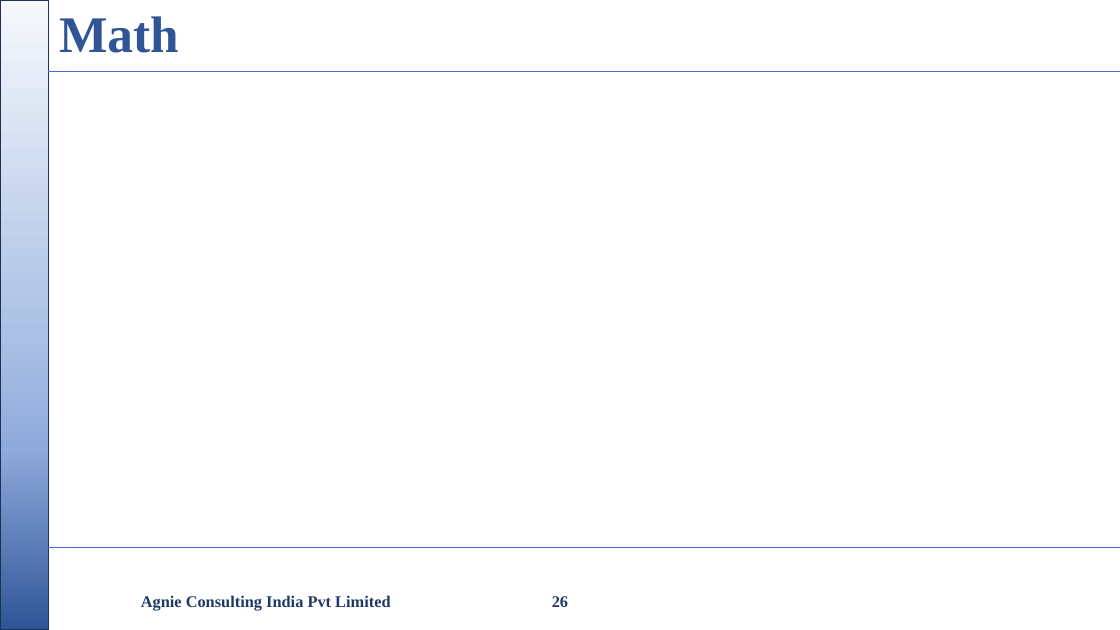
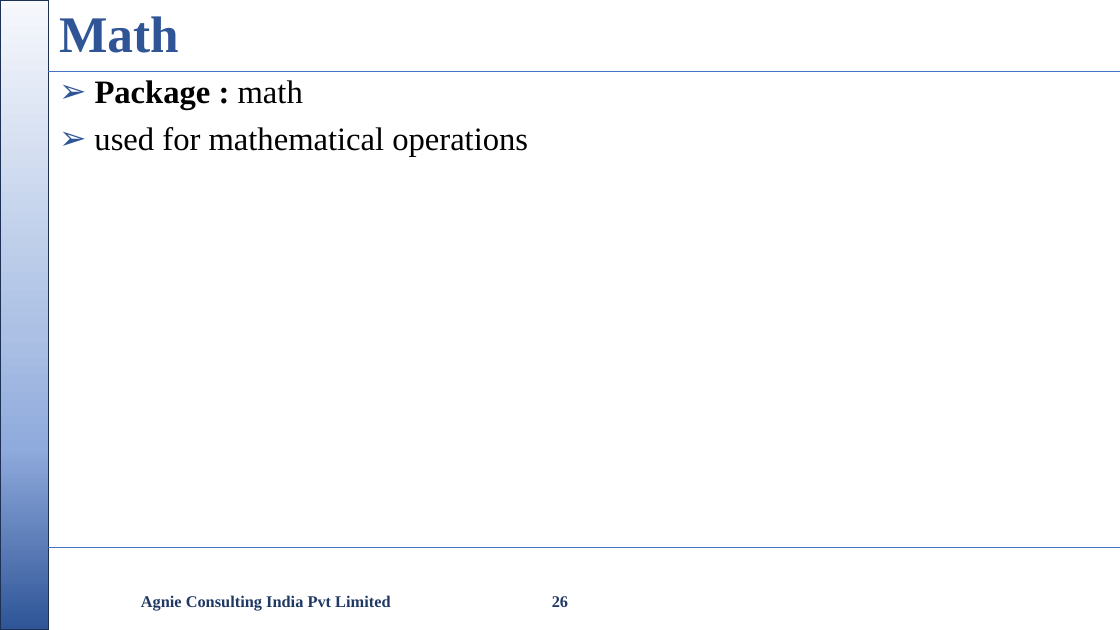
Before and after one commit to nikishdaniel1-del/Python-Cls, a slide deck: slide 26 of python class/Python Class.pptx. Drawn at 1120x630 pixels with LibreOffice and Linux fonts; fonts in the diff are those of the drawing; background and template pictures are left out. Boxes give left, top, right and bottom in pixels: in the first picture for what was removed or moved away, otherwise in the second. Text is boxed around its words. In the diff, an @@ line names an element or a change of style, - is before the commit and + after.

```diff
--- a/python class/Python Class.pptx
+++ b/python class/Python Class.pptx
@@ text added at [94,80,528,157], 28 pt, text #000000 @@
+➢ Package : math
+➢ used for mathematical operations
```
Also in this commit, not shown: 6 other slides changed, 4 other files.
